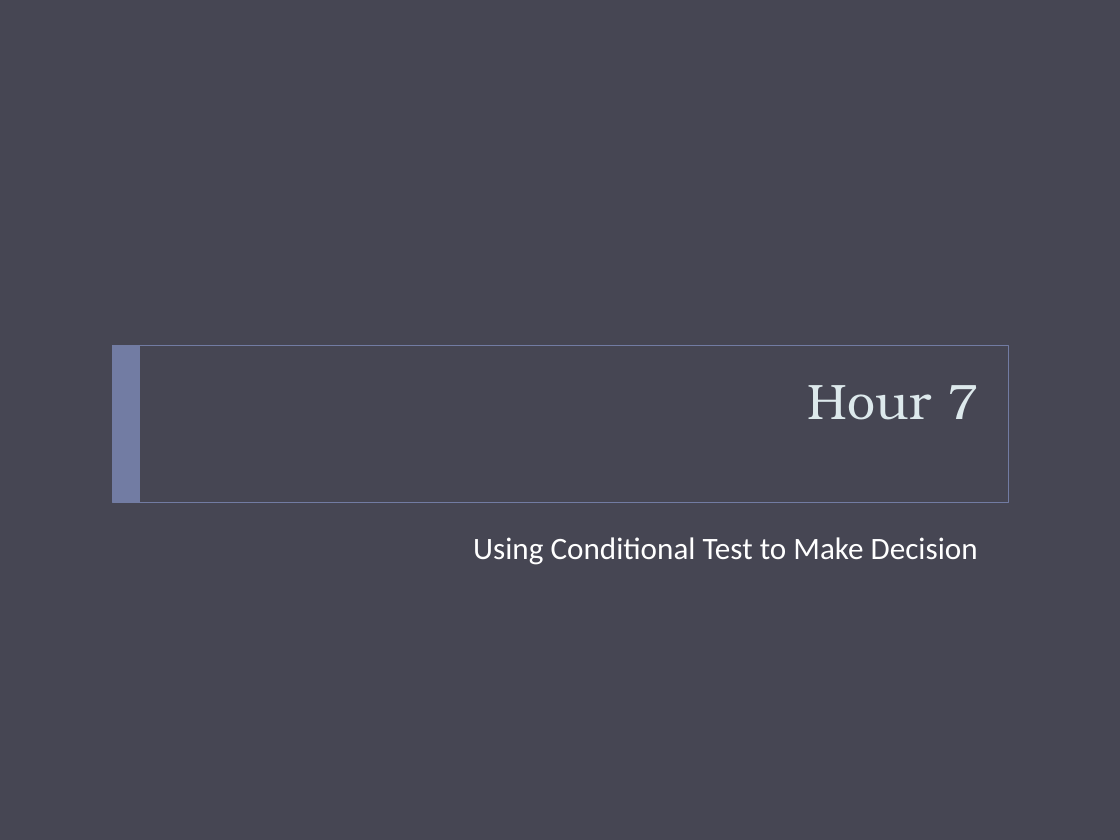
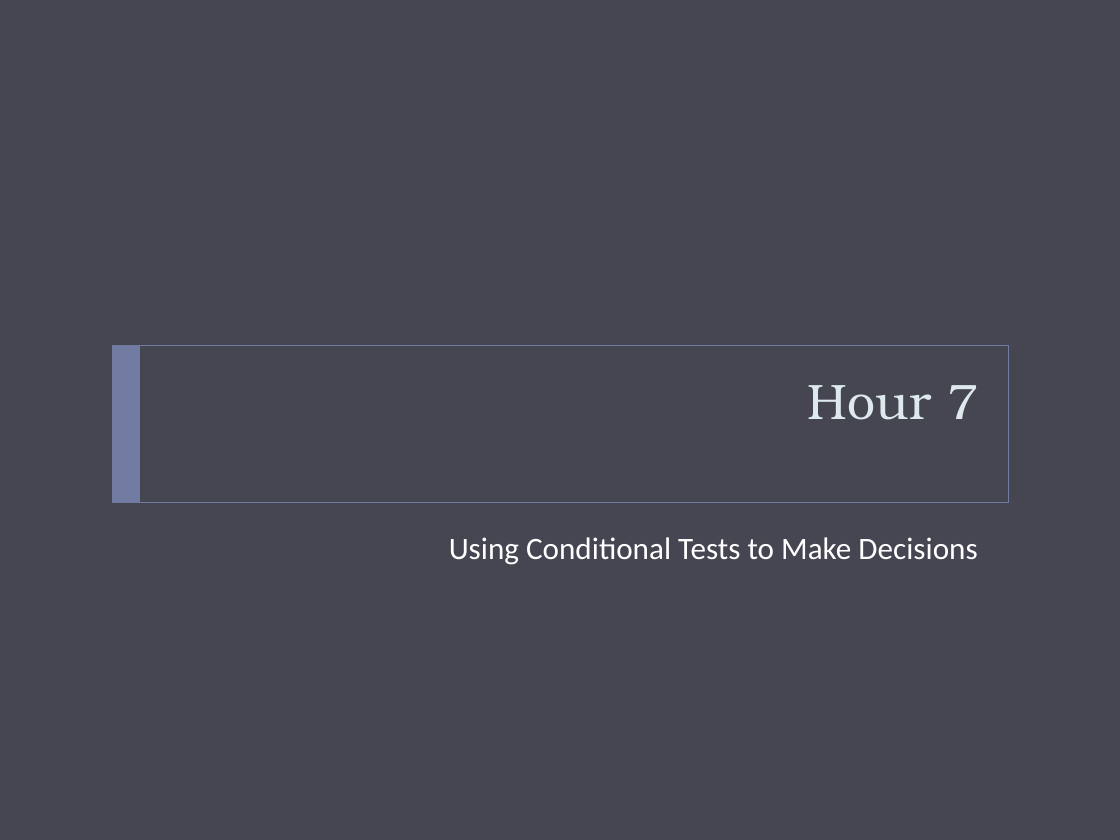
Before and after one commit to bcraig108/JavaClass_2013_Summer, a slide deck: slide 76 of Introduction to Java Programming.pptx (slide 64 before the commit). Drawn at 1120x840 pixels with LibreOffice and Linux fonts; fonts in the diff are those of the drawing. Boxes give left, top, right and bottom in pixels: in the first picture for what was removed or moved away, otherwise in the second. Text is boxed around its words. In the diff, an @@ line names an element or a change of style, - is before the commit and + after.

```diff
--- a/Introduction to Java Programming.pptx
+++ b/Introduction to Java Programming.pptx
@@ text at (449, 537, 977, 565): text changed @@
-Using Conditional Test to Make Decision
+Using Conditional Tests to Make Decisions
```
Also in this commit, not shown: 12 slides added, 4 other files.
